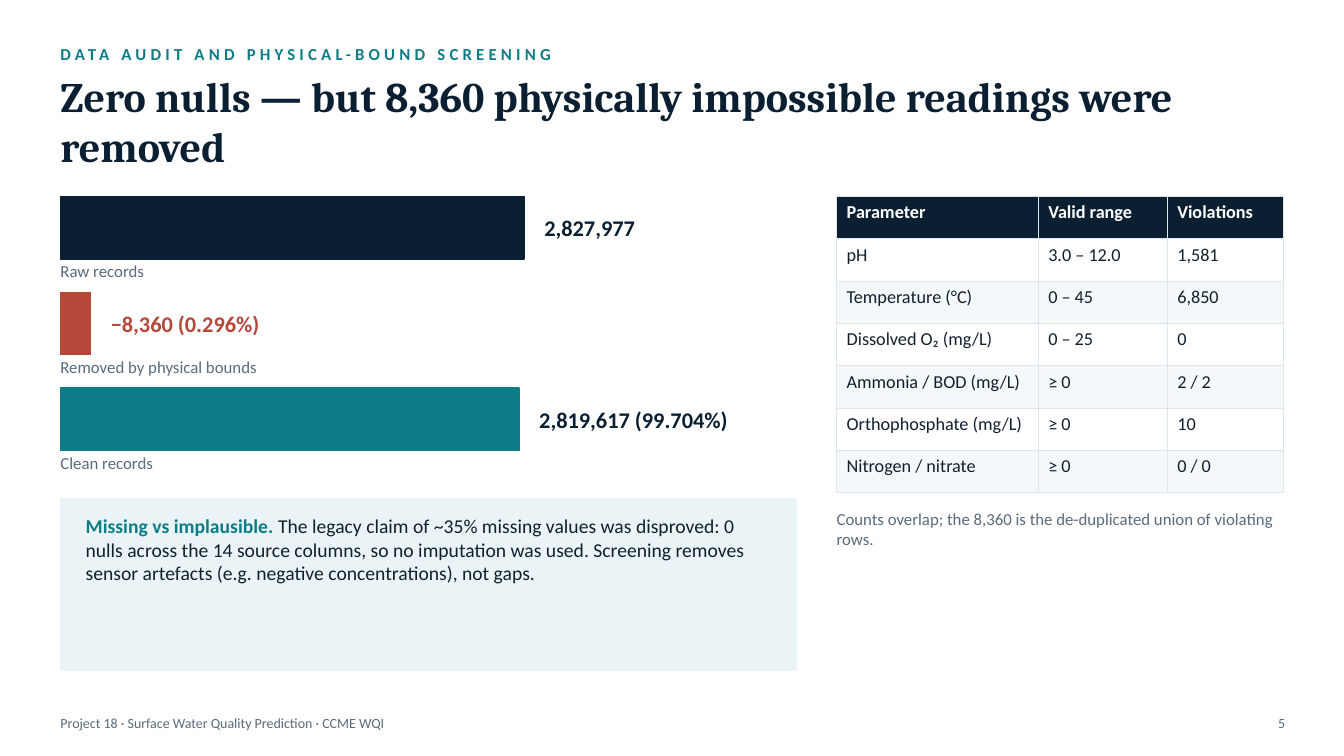
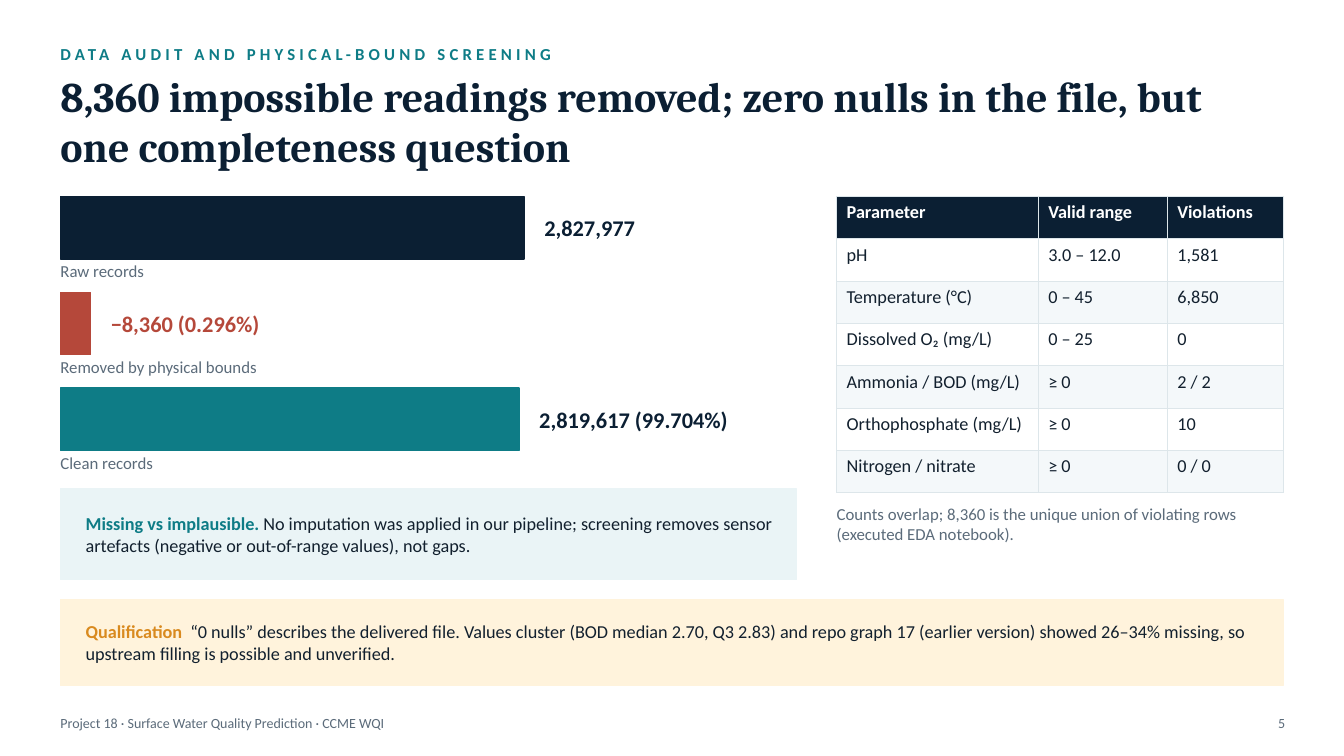
Before and after one commit to Amansoni045/Semester_5_AML_DL, a slide deck: slide 5 of final/Project_Presentation_Final.pptx. Drawn at 1344x756 pixels with LibreOffice and Linux fonts; fonts in the diff are those of the drawing. Boxes give left, top, right and bottom in pixels: in the first picture for what was removed or moved away, otherwise in the second. Text is boxed around its words. In the diff, an @@ line names an element or a change of style, - is before the commit and + after.

```diff
--- a/final/Project_Presentation_Final.pptx
+++ b/final/Project_Presentation_Final.pptx
@@ text at <box>60,82,1202,171</box>: text changed @@
-Zero nulls — but 8,360 physically impossible readings were removed
+8,360 impossible readings removed; zero nulls in the file, but one completeness question
@@ rectangle: place and size @@
-rectangle at <box>60,499,797,670</box>
+rectangle at <box>60,489,797,580</box>
@@ text "Missing vs implausible. No imputation ..." at <box>86,517,772,555</box>: vertical alignment top to middle @@
@@ text at <box>837,508,1237,542</box>: text changed @@
-Counts overlap; the 8,360 is the de-duplicated union of violating rows.
+Counts overlap; 8,360 is the unique union of violating rows (executed EDA notebook).
@@ text at <box>86,517,772,555</box>: text changed; size 14 to 13 pt @@
-Missing vs implausible. The legacy claim of ~35% missing values was disproved: 0 nulls across the 14 source columns, so no imputation was used. Screening removes sensor artefacts (e.g. negative concentrations), not gaps.
+Missing vs implausible. No imputation was applied in our pipeline; screening removes sensor artefacts (negative or out-of-range values), not gaps.
@@ rectangle added at <box>60,600,1284,686</box>, fill #FFF3DC, outline #FFF3DC 1 pt @@
@@ text added at <box>86,625,1245,663</box>, 13 pt, text #12202E @@
+Qualification “0 nulls” describes the delivered file. Values cluster (BOD median 2.70, Q3 2.83) and repo graph 17 (earlier version) showed 26–34% missing, so upstream filling is possible and unverified.
```
Also in this commit, not shown: 13 other slides changed, 7 other files.
